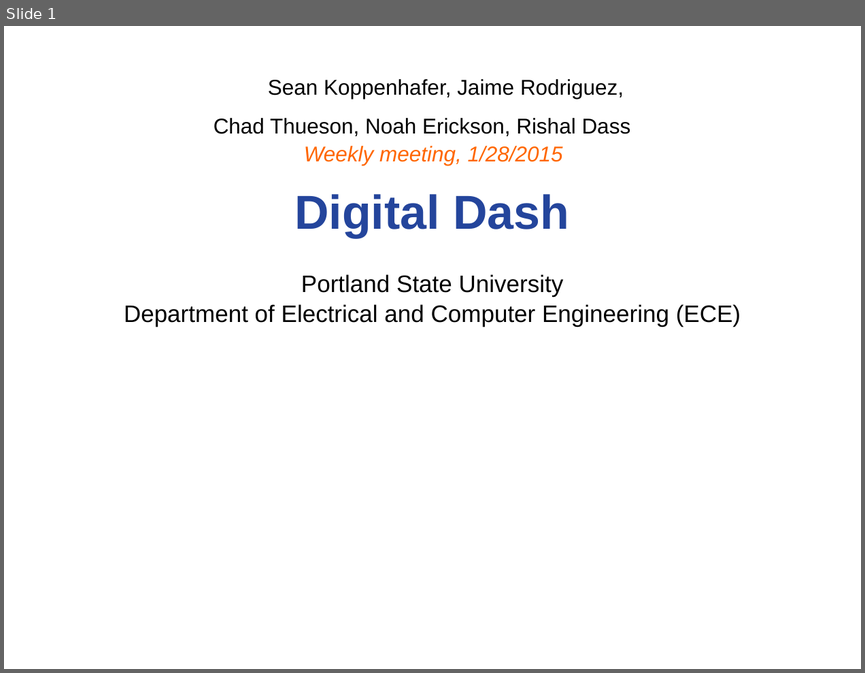
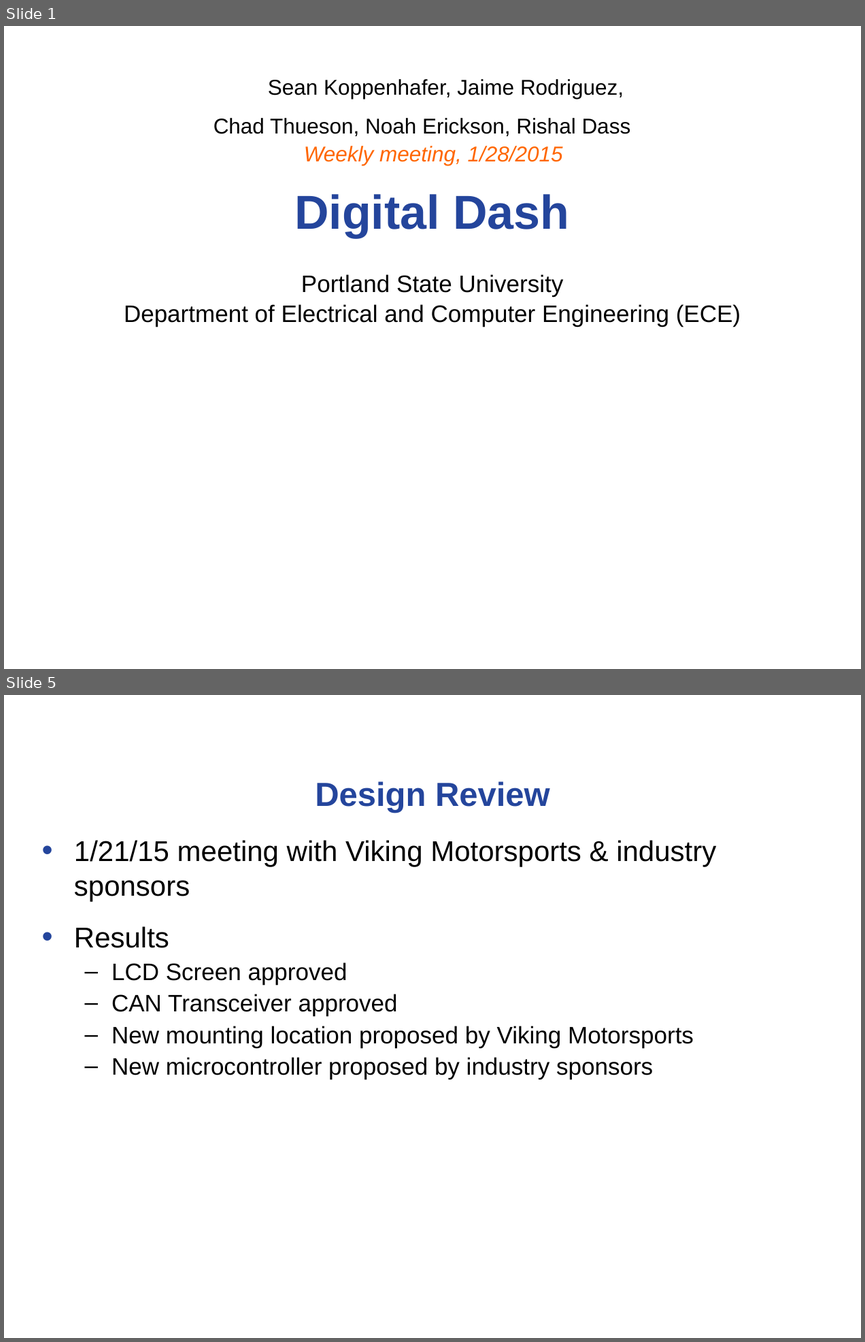
Before and after one commit to noahterickson/DigitalDash, a slide deck: Meetings/capstone_meeting_1-28-15.ppt. Shown one above the other, each under a label of ours: slide 1 before the commit, slides 1 and 5 after it; the slides between them are not shown. The pictures are 865x673 and 865x1342 pixels, drawn with LibreOffice and Linux fonts; fonts in the diff are those of the drawing; background and template pictures are left out. Boxes give left, top, right and bottom in pixels: in the first picture for what was removed or moved away, otherwise in the second. Text is boxed around its words. In the diff, an @@ line names an element or a change of style, - is before the commit and + after.

Commit message:
Meeting 3 & Project Proposal

```diff
--- a/Meetings/capstone_meeting_1-28-15.ppt
+++ b/Meetings/capstone_meeting_1-28-15.ppt
@@ slide 5 added at <box>4,695,861,1338</box>, background #FFFFFF @@
@@ title added at <box>315,781,550,813</box>, 28 pt, text #24459C, bold @@
+Design Review
@@ text added at <box>74,840,716,1079</box>, 20 pt, text #000000 @@
+• 1/21/15 meeting with Viking Motorsports & industry sponsors
+• Results
+  – LCD Screen approved
+  – CAN Transceiver approved
+  – New mounting location proposed by Viking Motorsports
+  – New microcontroller proposed by industry sponsors
```
Also in this commit, not shown: 2 slides changed, 4 other slides added, 8 slides removed, 4 other files.
